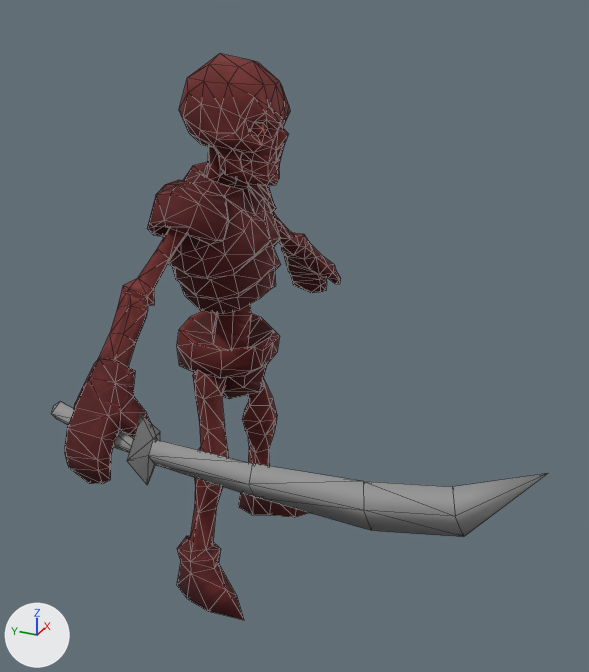
An edit to the FBX model Game/Asset/modelData/enemy2/enemy2.FBX, drawn before and after from the same camera.
The view is the same before and after, from a 50 mm lens placed at (-0.1904, -0.1087, 0.1749), pointed at (-0.0053, -0.0254, 0.0824). The axes (+X, +Y, +Z) are drawn at lower left. The lights are the same throughout. Mesh edges are drawn as thin lines. Where no turn or scale is listed for an object, it has been applied to the vertices.
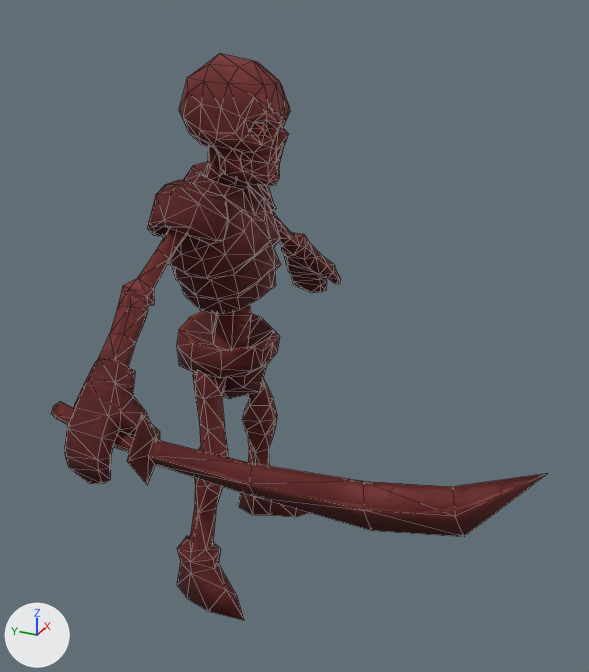
Pixel boxes (x1, y1, x2, y2) of what changed, in the pictures (589 x 672 px):
'Object01', recoloured (grey to brown)
    both: (51, 401, 548, 537)

Edits to the bpy script that builds the scene:
```text
Add mat_material__29:
    mat_material__29 = principled_material('Material #29')
    mat_material__29.texture = img_skeleton_red_png  # with its transparency
    mat_material__29.roughness = 0.859
Change me_mesh_001:
    where me_mesh_001.from_pydata(...)  # 34 vertices, 64 faces; spans x -0.0067..0.0067, y -0.0948..0.0177, z -0.0109..0.0167
    remove me_mesh_001.materials.append(mat_material__442)  # picture img_enemy_00_s_png
    add me_mesh_001.materials.append(mat_material__29)  # picture img_skeleton_red_png
```
